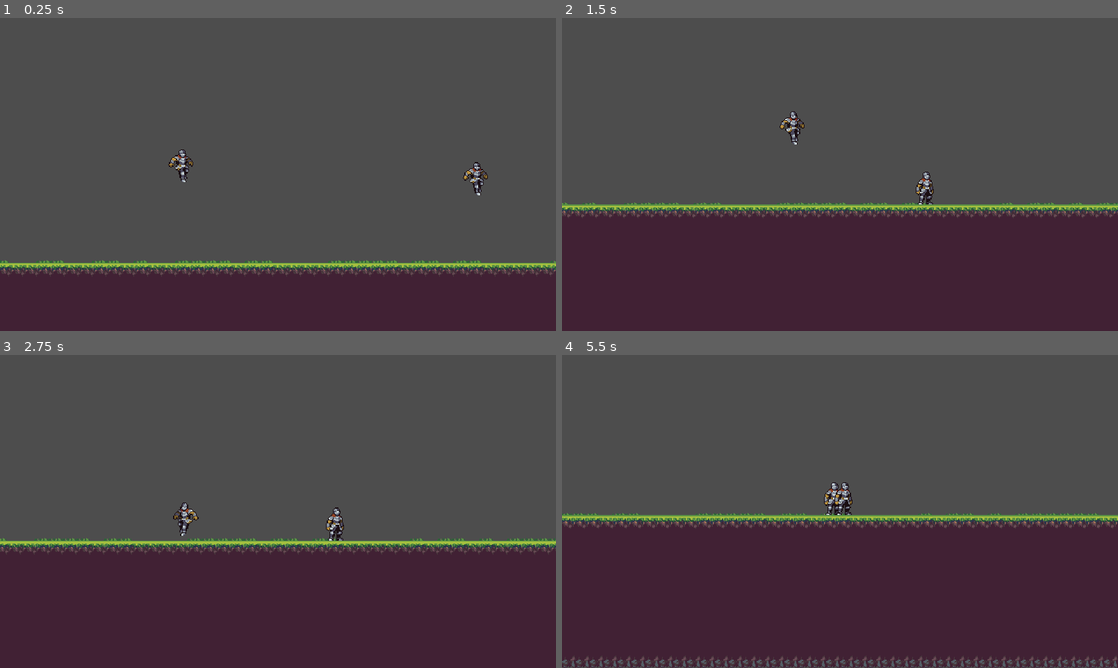
Above: before the commit, frames 1-4 (two rows, left to right).
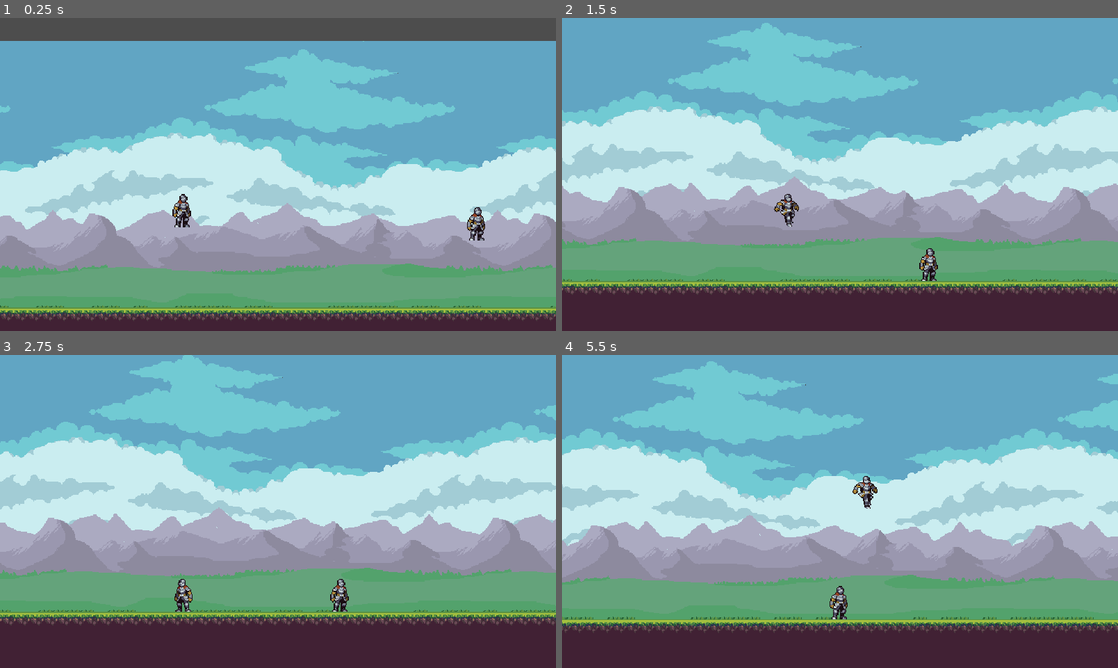
Above: after the commit, the same moments.

Repository: DeerLuuu/2D_project
Game: Godot game, scene res://scene/world.tscn
Same seed, same stepped clock (60 frames per second), same inputs: the game is played once before the commit and once after it. The project has no main scene, so this scene is started directly.
Inputs:
- Up to frame 1 (0.25 s): no input
- Up to frame 2 (1.5 s): hold D (player_one_right) from 0.53 s (still down); tap W (player_one_jump) at 0.77 s
- Up to frame 3 (2.75 s): tap W (player_one_jump) at 1.52 s; release D (player_one_right) at 2.03 s; hold A (player_one_left) from 2.03 s (still down)
- Up to frame 4 (5.5 s): release A (player_one_left) at 2.78 s; hold D (player_one_right) 2.78-4.28 s; tap W (player_one_jump) at 3.02, 3.77, 4.52 s; hold A (player_one_left) 4.28-5.03 s; hold D (player_one_right) from 5.03 s (still down)

The runs differ from the first frame. In frame 1, 88% of the frame differs, in the area x 0-100%, y 7-97%; in frame 2, 87%; in frame 3, 85%; in frame 4, 88%, in the area x 0-100%, y 0-100%.

Commit message:
有限状态机、待机、移动、跳跃、二段跳状态

Diff:
--- /dev/null
+++ b/scene/double_jump_state.gd
@@ -0,0 +1,46 @@
+extends State
+
+# TODO 二段跳 ===============>信 号<===============
+#region 信号
+
+#endregion
+
+# TODO 二段跳 ===============>常 量<===============
+#region 常量
+
+#endregion
+
+# TODO 二段跳 ===============>变 量<===============
+#region 变量
+@onready var player: Player = $"../.."
+@onready var animation_player: AnimationPlayer = $"../../AnimationPlayer"
+
+#endregion
+
+# TODO 二段跳 ===============>状态模板方法<===============
+#region 状态模板方法
+func enter():
+	print("玩家进入二段跳")
+	animation_player.play("jump")
+	player.velocity.y = -player.jump_speed
+
+func update(_delta : float):
+	if player.velocity.y > 0:
+		switch_state.emit("fall")
+
+func physics_update(_delta : float):
+	player.velocity.x = player.dir * player.speed
+
+func exit():
+	player.velocity.x = 0
+#endregion
+
+# TODO 二段跳 ===============>信号链接方法<===============
+#region 信号链接方法
+
+#endregion
+
+# TODO 二段跳 ===============>工具方法<===============
+#region 工具方法
+
+#endregion
--- /dev/null
+++ b/scene/fall_state.gd
@@ -0,0 +1,47 @@
+extends State
+
+# TODO 下落状态 ===============>信 号<===============
+#region 信号
+
+#endregion
+
+# TODO 下落状态 ===============>常 量<===============
+#region 常量
+
+#endregion
+
+# TODO 下落状态 ===============>变 量<===============
+#region 变量
+@onready var player: Player = $"../.."
+@onready var animation_player: AnimationPlayer = $"../../AnimationPlayer"
+
+#endregion
+
+# TODO 下落状态 ===============>状态模板方法<===============
+#region 状态模板方法
+func enter():
+	print("玩家进入下落状态")
+	animation_player.play("fall")
+
+func update(_delta : float):
+	if player.is_jump and player.jump_count > 0:
+		switch_state.emit("DoubleJump")
+	if player.is_on_floor():
+		switch_state.emit("idle")
+
+func physics_update(_delta : float):
+	player.velocity.x = player.dir * player.speed
+
+func exit():
+	player.velocity.x = 0
+#endregion
+
+# TODO 下落状态 ===============>信号链接方法<===============
+#region 信号链接方法
+
+#endregion
+
+# TODO 下落状态 ===============>工具方法<===============
+#region 工具方法
+
+#endregion
--- /dev/null
+++ b/scene/idle_state.gd
@@ -0,0 +1,48 @@
+extends State
+
+# TODO 待机状态 ===============>信 号<===============
+#region 信号
+
+#endregion
+
+# TODO 待机状态 ===============>常 量<===============
+#region 常量
+
+#endregion
+
+# TODO 待机状态 ===============>变 量<===============
+#region 变量
+@onready var player: Player = $"../.."
+@onready var animation_player: AnimationPlayer = $"../../AnimationPlayer"
+
+#endregion
+
+# TODO 待机状态 ===============>状态模板方法<===============
+#region 状态模板方法
+func enter():
+	print("玩家进入待机状态")
+	animation_player.play("idle")
+	player.jump_count = 2
+
+func update(_delta : float):
+	if player.is_jump and player.jump_count > 0:
+		switch_state.emit("jump")
+	if player.dir != 0:
+		switch_state.emit("run")
+
+func physics_update(_delta : float):
+	pass
+
+func exit():
+	pass
+#endregion
+
+# TODO 待机状态 ===============>信号链接方法<===============
+#region 信号链接方法
+
+#endregion
+
+# TODO 待机状态 ===============>工具方法<===============
+#region 工具方法
+
+#endregion
--- /dev/null
+++ b/scene/jump_state.gd
@@ -0,0 +1,48 @@
+extends State
+
+# TODO 跳跃状态 ===============>信 号<===============
+#region 信号
+
+#endregion
+
+# TODO 跳跃状态 ===============>常 量<===============
+#region 常量
+
+#endregion
+
+# TODO 跳跃状态 ===============>变 量<===============
+#region 变量
+@onready var player: Player = $"../.."
+@onready var animation_player: AnimationPlayer = $"../../AnimationPlayer"
+
+#endregion
+
+# TODO 跳跃状态 ===============>状态模板方法<===============
+#region 状态模板方法
+func enter():
+	print("玩家进入跳跃状态")
+	animation_player.play("jump")
+	player.velocity.y = -player.jump_speed
+
+func update(_delta : float):
+	if player.is_jump and player.jump_count > 0:
+		switch_state.emit("DoubleJump")
+	if player.velocity.y > 0:
+		switch_state.emit("fall")
+
+func physics_update(_delta : float):
+	player.velocity.x = player.dir * player.speed
+
+func exit():
+	player.velocity.x = 0
+#endregion
+
+# TODO 跳跃状态 ===============>信号链接方法<===============
+#region 信号链接方法
+
+#endregion
+
+# TODO 跳跃状态 ===============>工具方法<===============
+#region 工具方法
+
+#endregion
--- a/scene/player.gd
+++ b/scene/player.gd
@@ -39,8 +39,6 @@
 			scale = Vector2(1, 1)
 
 var is_jump : bool = false
-
-@onready var animation_player: AnimationPlayer = $AnimationPlayer
 #endregion
 
 # TODO 玩家 ===============>虚方法<===============
@@ -53,29 +51,10 @@
 
 func _process(_delta: float) -> void:
 	dir = Input.get_axis("player_one_left", "player_one_right") if not is_player_two else Input.get_axis("player_two_left", "player_two_right")
-
 	is_jump = Input.is_action_just_pressed("player_one_jump") if not is_player_two else Input.is_action_just_pressed("player_two_jump")
 
-	if velocity.y < 0:
-		animation_player.play("jump")
-	elif velocity.y > 0:
-		animation_player.play("fall")
-	elif velocity.x != 0:
-		animation_player.play("run")
-	else :
-		animation_player.play("idle")
-
 func _physics_process(_delta: float) -> void:
-	if is_on_floor():
-		jump_count = 2
-	else :
-		velocity.y += 9.8
-
-	if is_jump and jump_count > 0:
-		jump_count -= 1
-		velocity.y = -jump_speed
-
-	velocity.x = dir * speed
+	velocity.y += 9.8
 	move_and_slide()
 
 func _input(_event: InputEvent) -> void:
--- a/scene/player.tscn
+++ b/scene/player.tscn
@@ -1,10 +1,16 @@
-[gd_scene load_steps=13 format=3 uid="uid://b5ng1botsrfm3"]
+[gd_scene load_steps=19 format=3 uid="uid://b5ng1botsrfm3"]
 
 [ext_resource type="Script" path="res://scene/player.gd" id="1_sjld3"]
 [ext_resource type="Texture2D" uid="uid://2q4g52ovoog4" path="res://assets/img/FreeKnight_v1/Colour2/Outline/120x80_PNGSheets/_Idle.png" id="1_w1gl8"]
 [ext_resource type="Texture2D" uid="uid://dm6n0q0gn8nfa" path="res://assets/img/FreeKnight_v1/Colour2/Outline/120x80_PNGSheets/_Run.png" id="3_py5jf"]
 [ext_resource type="Texture2D" uid="uid://fhpbhjanihih" path="res://assets/img/FreeKnight_v1/Colour2/Outline/120x80_PNGSheets/_Jump.png" id="4_o78pk"]
 [ext_resource type="Texture2D" uid="uid://psa0jm6va036" path="res://assets/img/FreeKnight_v1/Colour2/Outline/120x80_PNGSheets/_Fall.png" id="5_ciriq"]
+[ext_resource type="Script" path="res://scripts/fsm/final_state_machine.gd" id="6_ivi2p"]
+[ext_resource type="Script" path="res://scene/idle_state.gd" id="7_pco3p"]
+[ext_resource type="Script" path="res://scene/run_state.gd" id="8_kqk5f"]
+[ext_resource type="Script" path="res://scene/jump_state.gd" id="9_e4ca4"]
+[ext_resource type="Script" path="res://scene/fall_state.gd" id="10_coyhh"]
+[ext_resource type="Script" path="res://scene/double_jump_state.gd" id="11_nghy5"]
 
 [sub_resource type="CapsuleShape2D" id="CapsuleShape2D_t3fsk"]
 radius = 6.0
@@ -243,3 +249,22 @@
 "": SubResource("AnimationLibrary_286or")
 }
 autoplay = "idle"
+
+[node name="FSM" type="Node" parent="." node_paths=PackedStringArray("init_state")]
+script = ExtResource("6_ivi2p")
+init_state = NodePath("IdleState")
+
+[node name="IdleState" type="Node" parent="FSM"]
+script = ExtResource("7_pco3p")
+
+[node name="RunState" type="Node" parent="FSM"]
+script = ExtResource("8_kqk5f")
+
+[node name="JumpState" type="Node" parent="FSM"]
+script = ExtResource("9_e4ca4")
+
+[node name="FallState" type="Node" parent="FSM"]
+script = ExtResource("10_coyhh")
+
+[node name="DoubleJumpState" type="Node" parent="FSM"]
+script = ExtResource("11_nghy5")
--- /dev/null
+++ b/scene/run_state.gd
@@ -0,0 +1,47 @@
+extends State
+
+# TODO 移动状态 ===============>信 号<===============
+#region 信号
+
+#endregion
+
+# TODO 移动状态 ===============>常 量<===============
+#region 常量
+
+#endregion
+
+# TODO 移动状态 ===============>变 量<===============
+#region 变量
+@onready var player: Player = $"../.."
+@onready var animation_player: AnimationPlayer = $"../../AnimationPlayer"
+
+#endregion
+
+# TODO 移动状态 ===============>状态模板方法<===============
+#region 状态模板方法
+func enter():
+	print("玩家进入移动状态")
+	animation_player.play("run")
+
+func update(_delta : float):
+	if player.is_jump and player.jump_count > 0:
+		switch_state.emit("jump")
+	if player.dir == 0:
+		switch_state.emit("idle")
+
+func physics_update(_delta : float):
+	player.velocity.x = player.dir * player.speed
+
+func exit():
+	player.velocity.x = 0
+#endregion
+
+# TODO 移动状态 ===============>信号链接方法<===============
+#region 信号链接方法
+
+#endregion
+
+# TODO 移动状态 ===============>工具方法<===============
+#region 工具方法
+
+#endregion
--- a/scene/world.tscn
+++ b/scene/world.tscn
@@ -1,10 +1,51 @@
-[gd_scene load_steps=4 format=4 uid="uid://dv6nsw81dvipb"]
+[gd_scene load_steps=8 format=4 uid="uid://dv6nsw81dvipb"]
 
 [ext_resource type="PackedScene" uid="uid://b5ng1botsrfm3" path="res://scene/player.tscn" id="1_5mvbp"]
 [ext_resource type="TileSet" uid="uid://d3jfubikcsby3" path="res://recourse/world_tile_set.tres" id="1_c7118"]
+[ext_resource type="Texture2D" uid="uid://h7a7q5dsr4yd" path="res://assets/img/FreePlatformerNA/Background/BGFront.png" id="2_am8ur"]
 [ext_resource type="Script" path="res://scene/camera.gd" id="2_sfm18"]
+[ext_resource type="Texture2D" uid="uid://2c84duo6sdv6" path="res://assets/img/FreePlatformerNA/Background/CloudsBack.png" id="3_x5j7p"]
+[ext_resource type="Texture2D" uid="uid://bppnhxqdg0rt8" path="res://assets/img/FreePlatformerNA/Background/BGBack.png" id="4_bwh3u"]
+[ext_resource type="Texture2D" uid="uid://cjtfp71mlwvvb" path="res://assets/img/FreePlatformerNA/Background/CloudsFront.png" id="4_k5dc0"]
 
 [node name="World" type="Node2D"]
+
+[node name="Parallax2D" type="Parallax2D" parent="."]
+repeat_size = Vector2(512, 0)
+autoscroll = Vector2(10, 0)
+repeat_times = 2
+
+[node name="CloudsBack" type="Sprite2D" parent="Parallax2D"]
+position = Vector2(1056, 317)
+texture = ExtResource("3_x5j7p")
+
+[node name="Parallax2D2" type="Parallax2D" parent="."]
+scroll_scale = Vector2(0.8, 1)
+repeat_size = Vector2(512, 0)
+autoscroll = Vector2(5, 0)
+repeat_times = 2
+
+[node name="CloudsFront" type="Sprite2D" parent="Parallax2D2"]
+position = Vector2(1055, 280)
+texture = ExtResource("4_k5dc0")
+
+[node name="Parallax2D3" type="Parallax2D" parent="."]
+scroll_scale = Vector2(0.5, 1)
+repeat_size = Vector2(512, 0)
+repeat_times = 2
+
+[node name="BgBack" type="Sprite2D" parent="Parallax2D3"]
+position = Vector2(1056, 291)
+texture = ExtResource("4_bwh3u")
+
+[node name="Parallax2D4" type="Parallax2D" parent="."]
+scroll_scale = Vector2(0.3, 1)
+repeat_size = Vector2(512, 0)
+repeat_times = 2
+
+[node name="BgFront" type="Sprite2D" parent="Parallax2D4"]
+position = Vector2(1057, 314)
+texture = ExtResource("2_am8ur")
 
 [node name="TileMapGroup" type="Node2D" parent="."]
 
@@ -18,7 +59,10 @@
 
 [node name="Camera" type="Camera2D" parent="."]
 position = Vector2(665, 352)
+offset = Vector2(0, -100)
 zoom = Vector2(3, 3)
+limit_top = 260
+limit_smoothed = true
 position_smoothing_enabled = true
 position_smoothing_speed = 4.0
 script = ExtResource("2_sfm18")
--- /dev/null
+++ b/scripts/fsm/final_state_machine.gd
@@ -0,0 +1,64 @@
+#--------------------------------------
+# 这个类
+# 类中自定义了
+# 定义了
+#--------------------------------------
+class_name FSM extends Node
+
+# TODO 有限状态机 ===============>信 号<===============
+#region 信号
+
+#endregion
+
+# TODO 有限状态机 ===============>常 量<===============
+#region 常量
+
+#endregion
+
+# TODO 有限状态机 ===============>变 量<===============
+#region 变量
+@export var init_state : State
+var states : Dictionary
+var current_state : State
+#endregion
+
+# TODO 有限状态机 ===============>虚方法<===============
+#region 常用的虚方法
+func _ready() -> void:
+	for s in get_children():
+		if s is State:
+			states[s.name.to_upper()] = s
+			s.switch_state.connect(_on_state_switch)
+
+	if init_state:
+		init_state.enter()
+		current_state = init_state
+
+func _process(_delta: float) -> void:
+	if current_state:
+		current_state.update(_delta)
+
+func _physics_process(_delta: float) -> void:
+	if current_state:
+		current_state.physics_update(_delta)
+#endregion
+
+# TODO 有限状态机 ===============>信号链接方法<===============
+#region 信号链接方法
+func _on_state_switch(state_name : String) -> void:
+	if current_state.name.to_upper() == state_name.to_upper():
+		return
+
+	var new_state : State = states[state_name.to_upper() + "STATE"]
+
+	if current_state:
+		current_state.exit()
+
+	new_state.enter()
+	current_state = new_state
+#endregion
+
+# TODO 有限状态机 ===============>工具方法<===============
+#region 工具方法
+
+#endregion
--- /dev/null
+++ b/scripts/fsm/state.gd
@@ -0,0 +1,22 @@
+#--------------------------------------
+# 这个类
+# 类中自定义了
+# 定义了
+#--------------------------------------
+class_name State extends Node
+
+# TODO 状态接口 ===============>信 号<===============
+#region 信号
+signal switch_state(state_name : String)
+#endregion
+
+# TODO 状态接口 ===============>信号链接方法<===============
+#region 状态方法
+func enter(): pass
+
+func exit(): pass
+
+func update(delta : float): pass
+
+func physics_update(delta : float): pass
+#endregion
